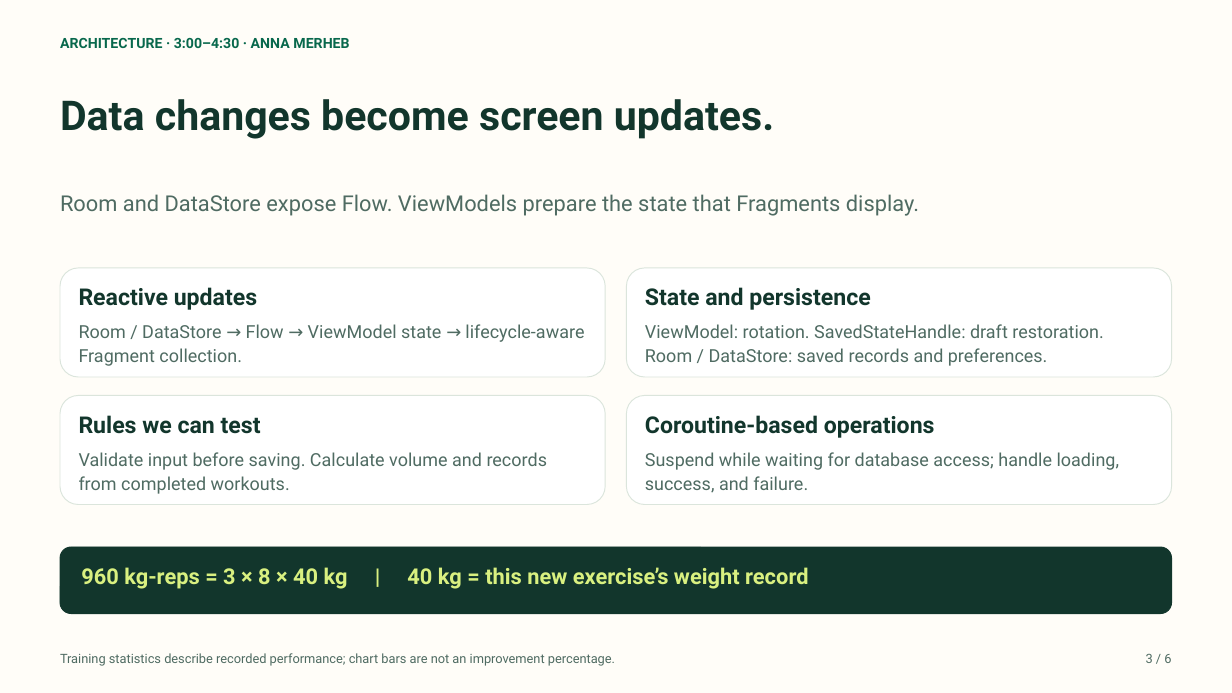
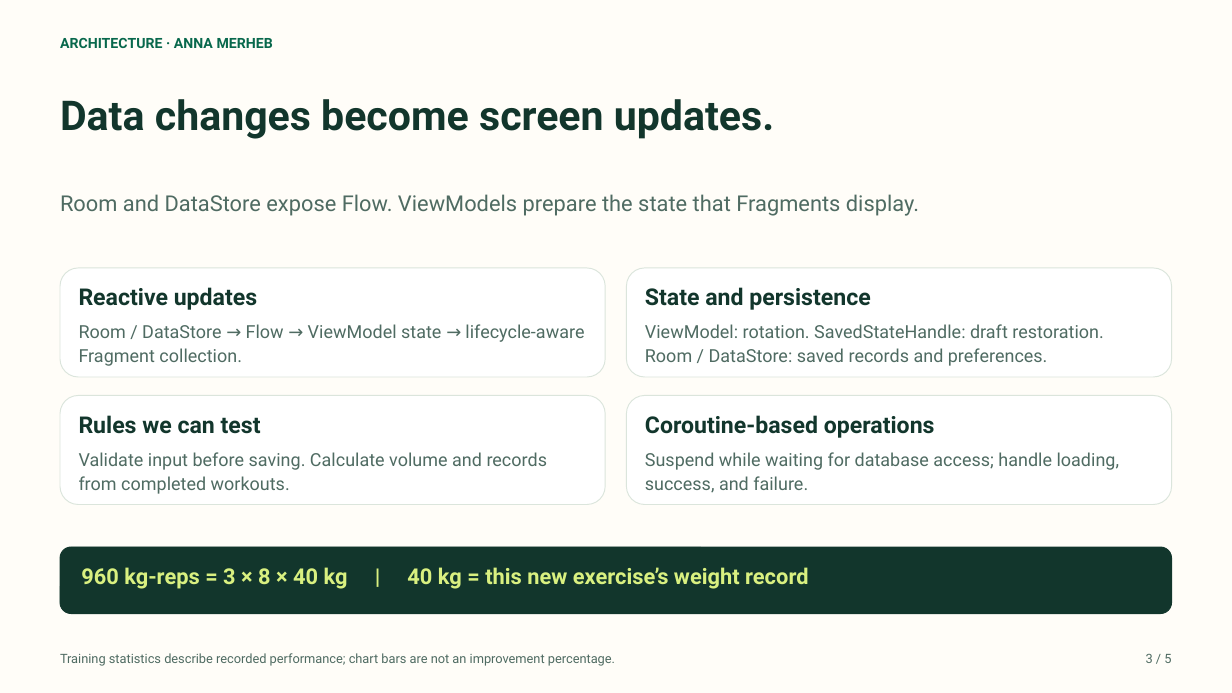
Before and after one commit to jefsaber/FitJournal, a slide deck: slide 3 of docs/FitJournal-Presentation.pptx. Drawn at 1232x693 pixels with LibreOffice and Linux fonts; fonts in the diff are those of the drawing. Boxes give left, top, right and bottom in pixels: in the first picture for what was removed or moved away, otherwise in the second. Text is boxed around its words. In the diff, an @@ line names an element or a change of style, - is before the commit and + after.

```diff
--- a/docs/FitJournal-Presentation.pptx
+++ b/docs/FitJournal-Presentation.pptx
@@ text at <box>60,38,273,48</box>: text changed @@
-ARCHITECTURE · 3:00–4:30 · ANNA MERHEB
+ARCHITECTURE · ANNA MERHEB
@@ text at <box>1146,654,1171,663</box>: text changed @@
-3 / 6
+3 / 5
```
Also in this commit, not shown: 4 other slides changed, 1 slide removed, 1 other file.
